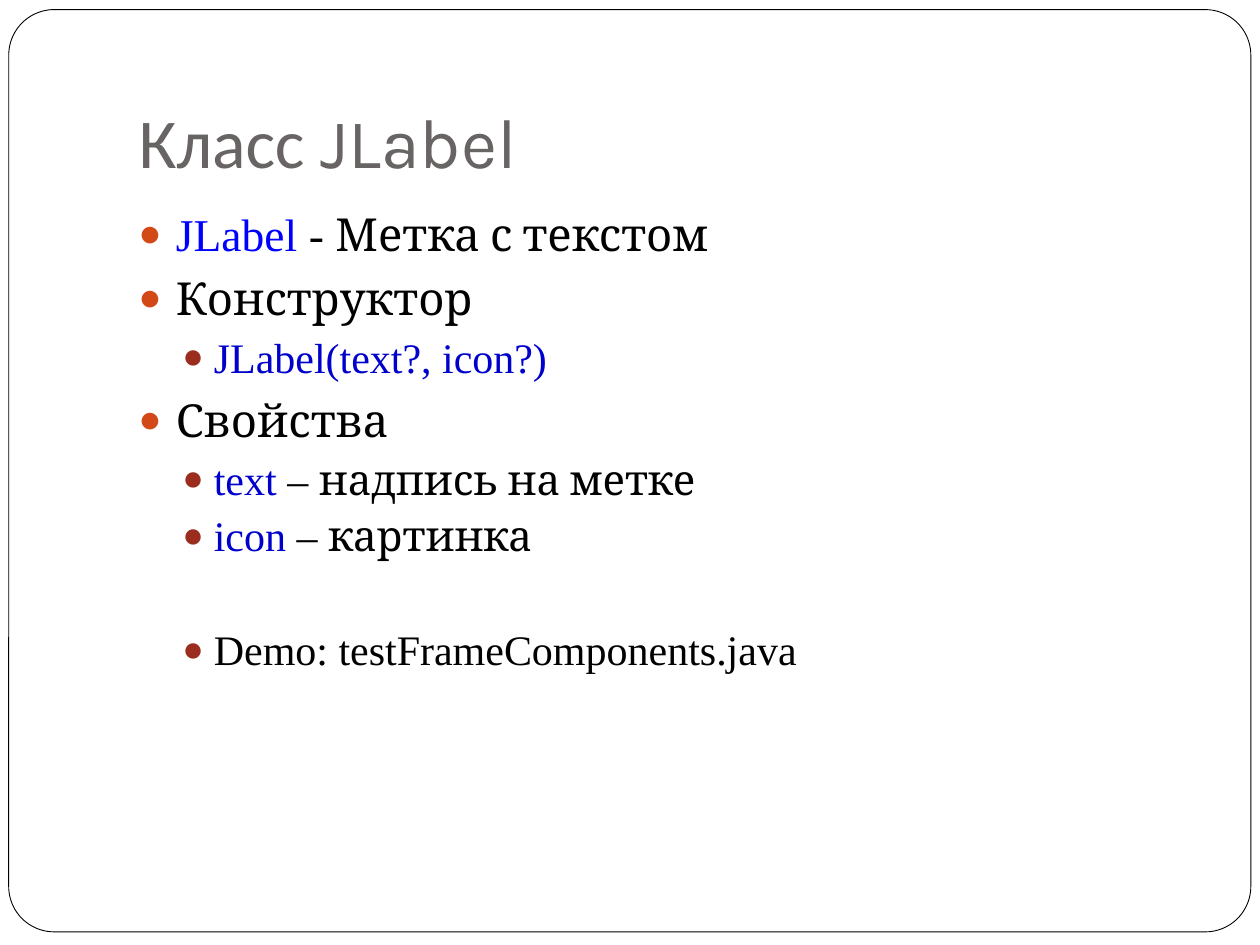
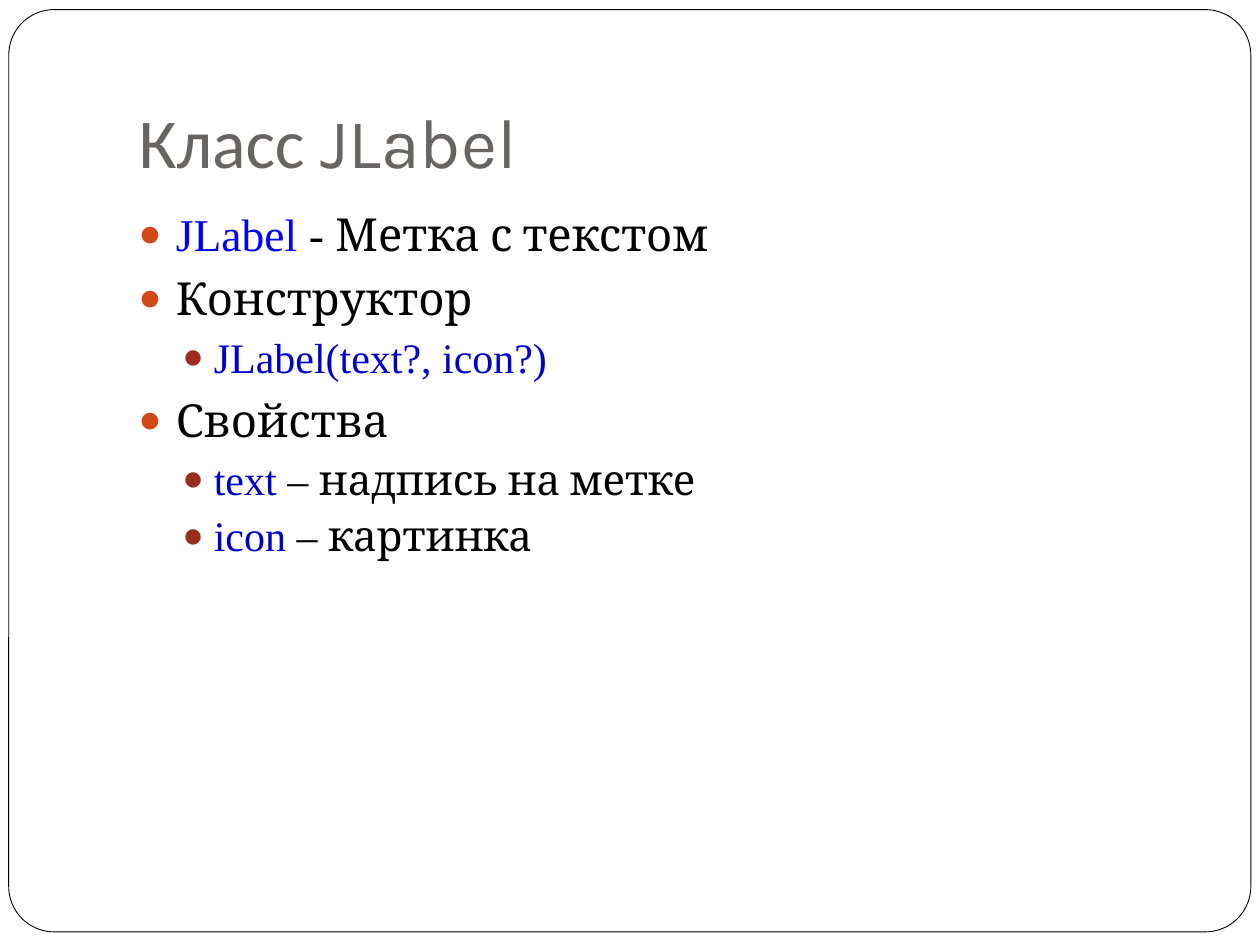
Before and after one commit to maxchv/JavaLessons, a slide deck: slide 31 of Lesson17/swing.ppt. Drawn at 1260x945 pixels with LibreOffice and Linux fonts; fonts in the diff are those of the drawing. Boxes give left, top, right and bottom in pixels: in the first picture for what was removed or moved away, otherwise in the second. Text is boxed around its words. In the diff, an @@ line names an element or a change of style, - is before the commit and + after.

```diff
--- a/Lesson17/swing.ppt
+++ b/Lesson17/swing.ppt
@@ text at [214, 637, 797, 674]: paragraph removed @@
-  ● Demo: testFrameComponents.java
```
Also in this commit, not shown: 1 other slide changed, 6 other files.
